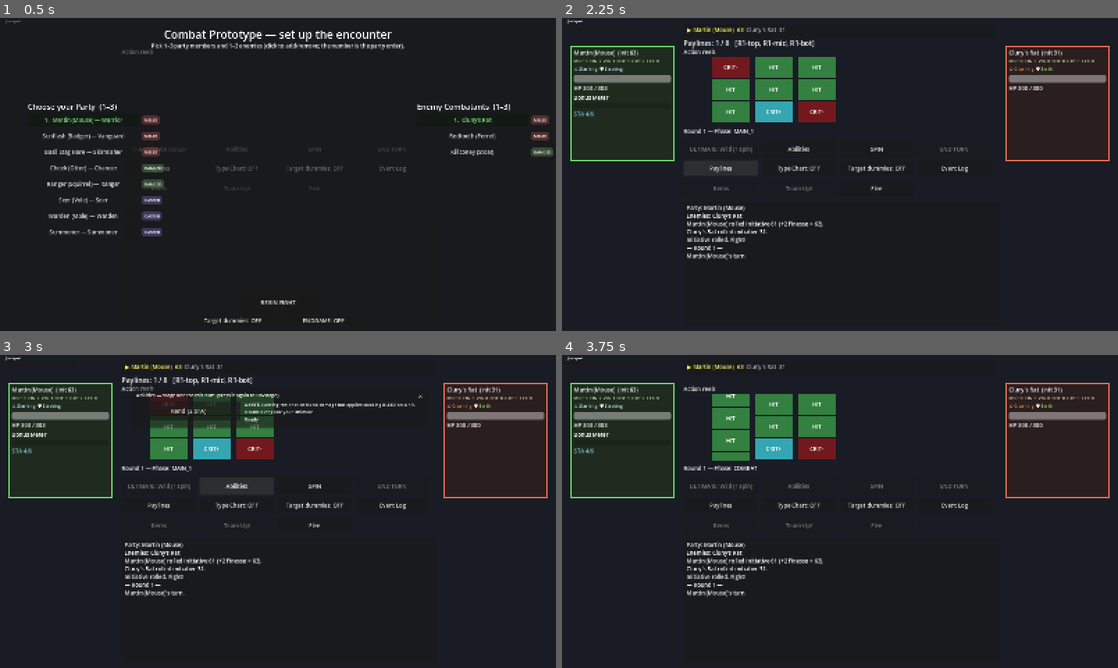
Above: before the commit, frames 1-4 (two rows, left to right).
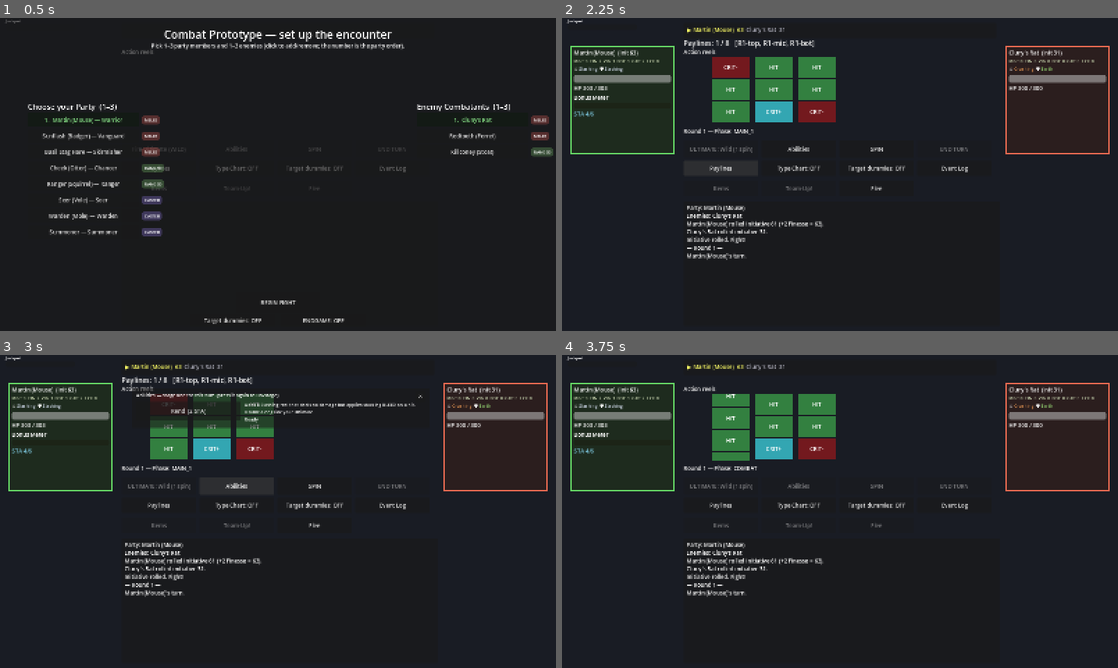
Above: after the commit, the same moments.

Repository: djkipyaboy/bunnies
Game: Godot game, scene res://combat/combat.tscn
The game is run twice, just before and just after one commit, with the same random seed, the same clock (stepped at 60 frames per second) and the same inputs. This scene is started directly instead of the project's main scene.
Inputs:
- Up to frame 1 (0.5 s): no input
- Up to frame 2 (2.25 s): click "BEGIN FIGHT" at 0.5 s; click "Start Combat / Roll Initiative" at 1.25 s; click "Paylines" at 2 s
- Up to frame 3 (3 s): click "Abilities" at 2.75 s
- Up to frame 4 (3.75 s): click "SPIN" at 3.5 s

Frame 1 is identical in both runs. In frame 2, 0.3% of the frame differs, in the area x 1-99%, y 43-46%; in frame 3, 0.3%; in frame 4, 0.3%.

Commit message:
fix(ui): revert ally panel growth per controller ruling, keep scroll-not-clip fix
Task review flagged that growing CombatantPanel 312->332 (and rippling that
through 6 call sites in combat.gd plus a test file) went beyond what the
status-overflow bug needed. Controller ruled: keep the panel and its VBox at
their original 312/296 sizes, keep _status_label at its original 60px slot,
and rely solely on fit_content=false + scroll_active=true so the status area
scrolls internally instead of clipping or growing the whole panel. Reverts
commit 1f18923's combat.gd/test changes in full via git revert -n, and
reverts combatant_panel.gd's two height bumps by hand while preserving the
scroll-behavior fix itself.

Diff:
--- a/combat/combat.gd
+++ b/combat/combat.gd
@@ -601,10 +601,9 @@
 	_team_up_panel.completed.connect(_on_team_up_completed)
 
 ## Places combatant panels in a vertical column at [param x] (top-down, in [param members] order) and
-## binds each. Panel height 332 + 14px gap (spec §2; grew from 238 on 2026-07-04 for the taller
-## status-effects reservation, then 278→312 on 2026-07-31 to stop the status row itself clipping,
-## then 312→332 on 2026-08-17 so the status label can scroll instead of clip when many buffs/debuffs
-## stack at once — see CombatantPanel._ready). Used for both party columns.
+## binds each. Panel height 312 + 14px gap (spec §2; grew from 238 on 2026-07-04 for the taller
+## status-effects reservation, then 278→312 on 2026-07-31 to stop the status row itself clipping —
+## see CombatantPanel._ready). Used for both party columns.
 func _place_party_column(members: Array[Combatant], x: float) -> void:
 	var y: float = 80.0
 	for c: Combatant in members:
@@ -613,7 +612,7 @@
 		add_child(p)
 		_panels[c] = p
 		p.bind(c)
-		y += 332.0 + 14.0
+		y += 312.0 + 14.0
 
 ## Spawns a NEW enemy Combatant mid-fight, after _build_combatants() has already run once (spec
 ## 2026-07-19 §3.6 — the boss's phase-transition/Ultimate summons). Fully playable the SAME round it
@@ -634,7 +633,7 @@
 	c.defeated.connect(_on_enemy_panel_death.bind(c))
 	var column_index: int = _enemies.size() + _dummies.size() - 1
 	var p := CombatantPanel.new()
-	p.position = Vector2(1276.0, 80.0 + column_index * (332.0 + 14.0))
+	p.position = Vector2(1276.0, 80.0 + column_index * (312.0 + 14.0))
 	add_child(p)
 	_panels[c] = p
 	p.bind(c)
@@ -646,8 +645,8 @@
 	hit.flat = true
 	hit.modulate = Color(1, 1, 1, 0)  # invisible; input is gated by mouse_filter, not alpha
 	hit.position = p.position
-	hit.custom_minimum_size = Vector2(300, 332)   # full panel height (spec §3 targeting)
-	hit.size = Vector2(300, 332)
+	hit.custom_minimum_size = Vector2(300, 312)   # full panel height (spec §3 targeting)
+	hit.size = Vector2(300, 312)
 	hit.tooltip_text = "Click to make %s the active PC's primary target." % c.display_name
 	hit.pressed.connect(_select_target.bind(c))
 	add_child(hit)
@@ -692,7 +691,7 @@
 			(_click_catchers[m] as Button).visible = false
 	var view: Vector2 = get_viewport_rect().size
 	const TOP_Y: float = 80.0
-	const PANEL_H: float = 332.0
+	const PANEL_H: float = 312.0
 	const GAP: float = 14.0
 	const ROW_H: float = PANEL_H + GAP
 	const BOTTOM_MARGIN: float = 20.0
@@ -1343,8 +1342,8 @@
 		hit.flat = true
 		hit.modulate = Color(1, 1, 1, 0)  # invisible; input is gated by mouse_filter, not alpha
 		hit.position = panel.position
-		hit.custom_minimum_size = Vector2(300, 332)   # full panel height (spec §3 targeting)
-		hit.size = Vector2(300, 332)
+		hit.custom_minimum_size = Vector2(300, 312)   # full panel height (spec §3 targeting)
+		hit.size = Vector2(300, 312)
 		hit.tooltip_text = "Click to make %s the active PC's primary target." % c.display_name
 		hit.pressed.connect(_select_target.bind(c))
 		add_child(hit)
@@ -1380,8 +1379,8 @@
 		hit.flat = true
 		hit.modulate = Color(1, 1, 1, 0)
 		hit.position = panel.position
-		hit.custom_minimum_size = Vector2(300, 332)
-		hit.size = Vector2(300, 332)
+		hit.custom_minimum_size = Vector2(300, 312)
+		hit.size = Vector2(300, 312)
 		hit.tooltip_text = "Click to make %s the active ally's item-use target." % c.display_name
 		hit.pressed.connect(_select_ally_target.bind(c))
 		add_child(hit)
--- a/combat/ui/combatant_panel.gd
+++ b/combat/ui/combatant_panel.gd
@@ -38,17 +38,17 @@
 	# wraps past its old 20px reservation, and — since nothing clipped this panel — the overflow used
 	# to paint onto the panel of the NEXT combatant in the column (looked like "debuffs are covered by
 	# the character beneath the target"). clip_contents is a hard backstop for any stacking this taller
-	# reservation still doesn't cover. Grew a further 20px (playtest 2026-08-17): the status label's
-	# own reservation went 60->80 so it scrolls internally instead of clipping when several
-	# buffs/debuffs stack at once (Summoner minions can stack Thorns + cleanse-eligible debuffs +
-	# regen + reel_surge + Empowered) — the panel must grow to match, or the VBox's combined
-	# minimum height would exceed it again.
-	custom_minimum_size = Vector2(PANEL_W, 332)
+	# reservation still doesn't cover. (2026-08-17 playtest fix): when several buffs/debuffs stack at
+	# once (Summoner minions can stack Thorns + cleanse-eligible debuffs + regen + reel_surge +
+	# Empowered), the status label now scrolls internally instead of clipping (fit_content = false +
+	# scroll_active = true, see below) — the panel itself stays this original fixed size rather than
+	# growing to fit; a bounded, scrollable status row was chosen over "clip or grow the whole panel."
+	custom_minimum_size = Vector2(PANEL_W, 312)
 	size = custom_minimum_size
 	clip_contents = true
 	var box := VBoxContainer.new()
 	box.position = Vector2(10, 8)
-	box.custom_minimum_size = Vector2(ROW_W, 316)
+	box.custom_minimum_size = Vector2(ROW_W, 296)
 	add_child(box)
 
 	# NOT a child of `box` — deliberately kept OUT of the VBoxContainer layout flow (final-review
@@ -124,7 +124,7 @@
 	_status_label.bbcode_enabled = true
 	_status_label.fit_content = false  # bounded height + internal scroll instead of growing past the panel (2026-08-17 playtest fix)
 	_status_label.scroll_active = true
-	_status_label.custom_minimum_size = Vector2(ROW_W, 80)  # room for ~4 wrapped lines visible at once; more scrolls internally
+	_status_label.custom_minimum_size = Vector2(ROW_W, 60)  # bounded region; scrolls internally instead of growing/clipping
 	box.add_child(_status_label)
 
 ## Binds this panel to [param c] and wires its signals.
--- a/tests/test_enemy_column_dynamic_scaling.gd
+++ b/tests/test_enemy_column_dynamic_scaling.gd
@@ -66,7 +66,7 @@
 		# --- Compute the real shrink threshold from the LIVE viewport — don't guess it. ---
 		var view: Vector2 = combat.get_viewport_rect().size
 		const TOP_Y: float = 80.0
-		const ROW_H: float = 346.0  # 332.0 panel height (2026-08-17: grew from 312 for the status-scroll fix) + 14.0 gap, matching _relayout_enemy_column()
+		const ROW_H: float = 326.0  # 312.0 panel height + 14.0 gap, matching _relayout_enemy_column()
 		const BOTTOM_MARGIN: float = 20.0
 		var available: float = view.y - TOP_Y - BOTTOM_MARGIN
 		# Smallest member count N where N * ROW_H > available (the production condition).
@@ -93,7 +93,7 @@
 			_check(is_equal_approx(panel.scale.x, expected_scale), "%s panel scale matches the computed shared scale factor" % m.display_name)
 			_check(panel.scale.x < 1.0, "%s panel is genuinely shrunk" % m.display_name)
 			_check(panel.scale.x >= 0.4, "%s panel never shrinks past the 0.4 hard floor" % m.display_name)
-			_check(panel.position.y + 332.0 * panel.scale.y <= view.y, "%s panel's scaled bottom edge stays within the viewport (no off-screen bug)" % m.display_name)
+			_check(panel.position.y + 312.0 * panel.scale.y <= view.y, "%s panel's scaled bottom edge stays within the viewport (no off-screen bug)" % m.display_name)
 
 			_check(combat._click_catchers.has(m), "%s has a tracked click-catcher" % m.display_name)
 			var hit: Button = combat._click_catchers[m]
